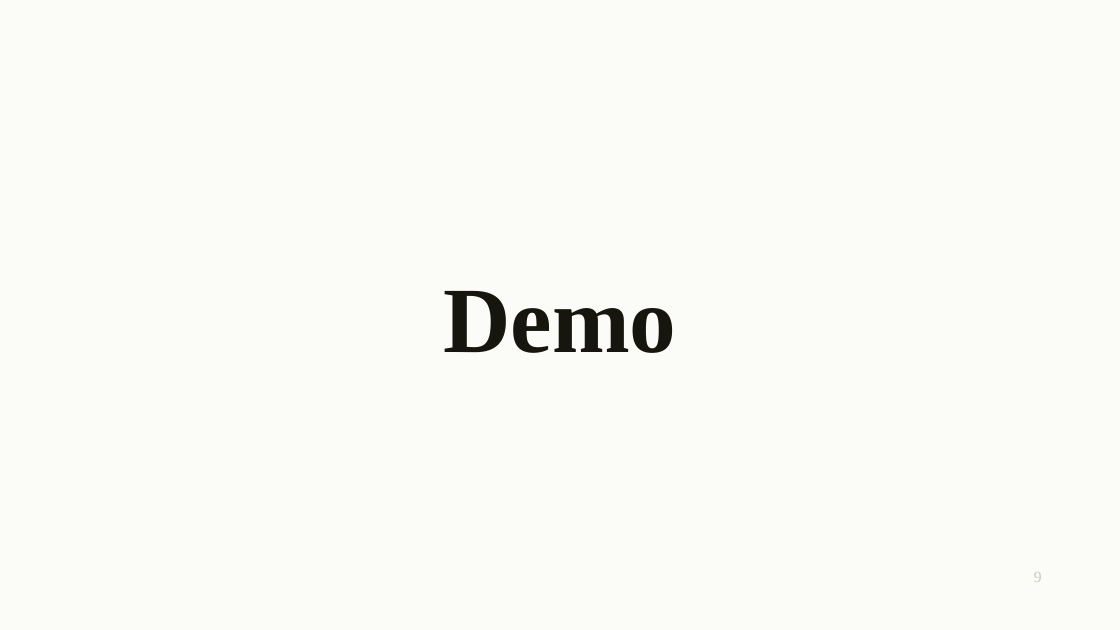
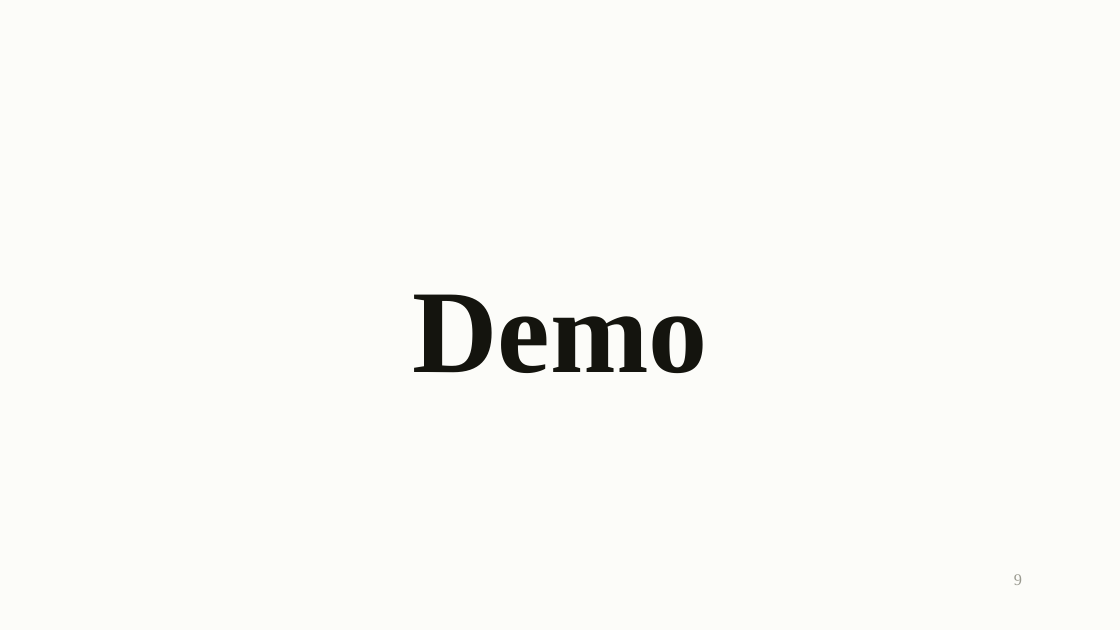
Before and after one commit to devLipeunim/custody-api, a slide deck: slide 9 of deck/custody-deck.pptx. Drawn at 1120x630 pixels with LibreOffice and Linux fonts; fonts in the diff are those of the drawing. Boxes give left, top, right and bottom in pixels: in the first picture for what was removed or moved away, otherwise in the second. Text is boxed around its words. In the diff, an @@ line names an element or a change of style, - is before the commit and + after.

```diff
--- a/deck/custody-deck.pptx
+++ b/deck/custody-deck.pptx
@@ background #FBFBF8 to #FCFCF9 @@
@@ text "Demo": place and size @@
-text "Demo" at (443,291,676,353)
+text "Demo" at (412,294,707,373)
@@ text "Demo" at (412,294,707,373): size 60 to 76 pt, text colour #16160F to #14140E; vertical alignment middle to top @@
@@ text "9": place and size @@
-text "9" at (1034,572,1042,582)
+text "9" at (1014,574,1022,585)
@@ text "9" at (1014,574,1022,585): size 10 to 10.5 pt, text colour #C9C9BF to #9A9A90; vertical alignment middle to top @@
```
Also in this commit, not shown: 11 other slides changed, 1 slide added, 1 slide removed, 4 other files.
